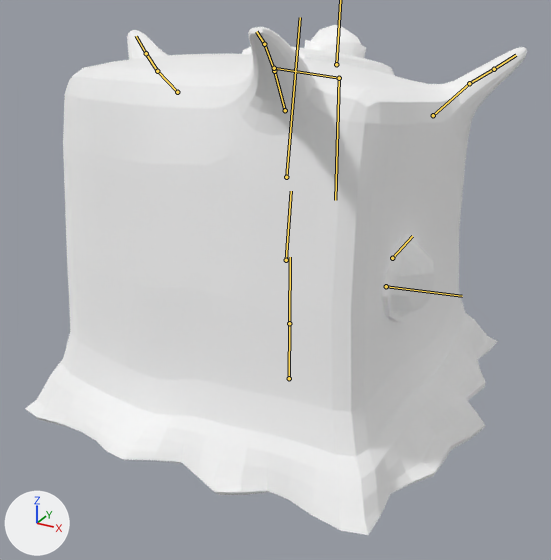
An edit to the glTF model assets/skeletalMesh/mawGooey.gltf, drawn before and after from the same camera.
Rendered twice from a 50 mm lens placed at (2.2, -4.2, 2.85), pointed at (-0.09, -0.03, 0.76). Lighting does not change. The marker at lower left points along +X, +Y and +Z. Both versions are drawn at frame 15 of the action 'Death'; the numbers are the values there. The bones that bend it are drawn over the model as lines.

Names of what the first picture shows: 'MawGooey.003'.
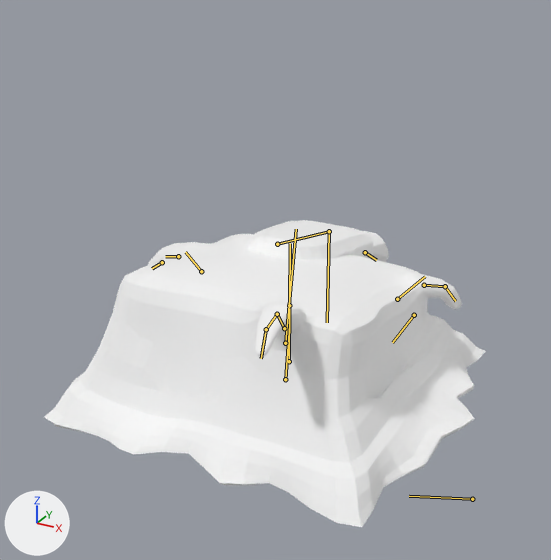
Pixel boxes [x1, y1, x2, y2] of what changed, in the pictures (551 x 560 px):
'MawGooey.003', posed (12% narrower, 40% shorter)
    before: [25, 25, 527, 535]
    after: [44, 220, 486, 527]
bone 'Root', root to tip
    before: (289, 378) to (289, 323)
    after: (289, 361) to (289, 305)
bone 'Center1', root to tip
    before: (289, 323) to (290, 257)
    after: (289, 305) to (290, 243)
bone 'Center2', root to tip
    before: (286, 260) to (291, 191)
    after: (285, 379) to (289, 325)
bone 'Center3', root to tip
    before: (286, 177) to (300, 17)
    after: (285, 343) to (296, 229)
bone 'Tentacle_32', root to tip
    before: (274, 71) to (264, 44)
    after: (277, 314) to (266, 329)
bone 'Tentacle_33', root to tip
    before: (264, 44) to (256, 31)
    after: (266, 329) to (261, 358)
bone 'Tentacle_12', root to tip
    before: (157, 71) to (146, 53)
    after: (178, 256) to (165, 256)
bone 'Tentacle_13', root to tip
    before: (146, 53) to (136, 36)
    after: (162, 262) to (152, 268)
bone 'Tentacle_22', root to tip
    before: (469, 83) to (494, 69)
    after: (424, 285) to (445, 286)
bone 'Tentacle_23', root to tip
    before: (494, 69) to (516, 55)
    after: (445, 286) to (455, 301)
bone 'TopFace', root to tip
    before: (274, 68) to (339, 78)
    after: (277, 244) to (329, 231)
bone 'Eye2', root to tip
    before: (386, 286) to (462, 296)
    after: (472, 499) to (409, 496)
bone 'Eye1', root to tip
    before: (392, 258) to (412, 236)
    after: (414, 315) to (392, 342)

What changed in the scene script:
```text
Change bone_root:
    where bone_root = bpy.data.objects['GooeyArmature.003'].pose.bones['Root']
    bone_root.location: (0.0, 0.0, 0.0) -> (0.0, 0.139, 0.0)
Change bone_center1:
    where bone_center1 = bpy.data.objects['GooeyArmature.003'].pose.bones['Center1']  # child of 'Root'
    bone_center1.scale: (1.0, 1.0, 1.0) -> (0.92, 0.92, 0.92)
Change bone_center2:
    where bone_center2 = bpy.data.objects['GooeyArmature.003'].pose.bones['Center2']  # child of 'Center1'
    bone_center2.location: (-0.059, 0.0, 0.0) -> (-0.059, -1.101, 0.076)
Change bone_center3:
    where bone_center3 = bpy.data.objects['GooeyArmature.003'].pose.bones['Center3']  # child of 'Center2'
    bone_center3.location: (0.0, 0.087, 0.0) -> (0.0, -0.162, 0.0)
    bone_center3.scale: (1.0, 1.0, 1.0) -> (0.92, 0.92, 0.92)
Change bone_tentacle_32:
    where bone_tentacle_32 = bpy.data.objects['GooeyArmature.003'].pose.bones['Tentacle_32']  # child of 'Tentacle_31'
    bone_tentacle_32.rotation_quaternion: (1.0, 0.0, 0.0, 0.0) -> (0.939, -0.333, 0.059, -0.061)  # degrees (0, 0, 0) -> degrees (-39, 4, -9)
Change bone_tentacle_33:
    where bone_tentacle_33 = bpy.data.objects['GooeyArmature.003'].pose.bones['Tentacle_33']  # child of 'Tentacle_32'
    bone_tentacle_33.rotation_quaternion: (1.0, 0.0, 0.0, 0.0) -> (0.998, -0.065, 0.022, -0.006)  # degrees (0, 0, 0) -> degrees (-8, 2, -1)
Change bone_tentacle_12:
    where bone_tentacle_12 = bpy.data.objects['GooeyArmature.003'].pose.bones['Tentacle_12']  # child of 'Tentacle_11'
    bone_tentacle_12.location: (0.0, 0.0, 0.0) -> (0.077, 0.018, -0.035)
    bone_tentacle_12.rotation_quaternion: (1.0, 0.0, 0.0, 0.0) -> (0.891, -0.147, -0.148, -0.402)  # degrees (0, 0, 0) -> degrees (-9, -23, -47)
Change bone_tentacle_13:
    where bone_tentacle_13 = bpy.data.objects['GooeyArmature.003'].pose.bones['Tentacle_13']  # child of 'Tentacle_12'
    bone_tentacle_13.location: (0.0, 0.0, 0.0) -> (0.019, 0.056, -0.051)
    bone_tentacle_13.rotation_quaternion: (1.0, 0.0, 0.0, 0.0) -> (0.975, -0.188, -0.076, -0.089)  # degrees (0, 0, 0) -> degrees (-21, -10, -8)
Change bone_tentacle_22:
    where bone_tentacle_22 = bpy.data.objects['GooeyArmature.003'].pose.bones['Tentacle_22']  # child of 'Tentacle_21'
    bone_tentacle_22.location: (0.0, 0.0, 0.0) -> (-0.071, -0.032, -0.005)
    bone_tentacle_22.rotation_quaternion: (1.0, 0.0, 0.0, 0.0) -> (0.934, -0.166, 0.192, 0.252)  # degrees (0, 0, 0) -> degrees (-14, 26, 27)
Change bone_tentacle_23:
    where bone_tentacle_23 = bpy.data.objects['GooeyArmature.003'].pose.bones['Tentacle_23']  # child of 'Tentacle_22'
    bone_tentacle_23.rotation_quaternion: (1.0, 0.0, 0.0, 0.0) -> (0.849, -0.363, 0.376, -0.071)  # degrees (0, 0, 0) -> degrees (-56, 36, -29)
Change bone_topface:
    where bone_topface = bpy.data.objects['GooeyArmature.003'].pose.bones['TopFace']  # child of 'Root'
    bone_topface.location: (-0.066, 0.049, -0.002) -> (1.247, 0.079, 0.027)
    bone_topface.scale: (1.0, 1.0, 1.0) -> (0.84, 0.84, 0.84)
Change bone_eye2:
    where bone_eye2 = bpy.data.objects['GooeyArmature.003'].pose.bones['Eye2']  # child of 'Root'
    bone_eye2.location: (0.0, 0.0, 0.0) -> (0.0, 0.505, 1.455)
    bone_eye2.rotation_quaternion: (1.0, 0.0, 0.0, 0.0) -> (0.15, 0.986, 0.054, 0.039)  # degrees (0, 0, 0) -> degrees (163, -4, 7)
Change bone_eye1:
    where bone_eye1 = bpy.data.objects['GooeyArmature.003'].pose.bones['Eye1']  # child of 'Root'
    bone_eye1.location: (0.0, 0.0, 0.0) -> (0.166, 0.564, 0.936)
    bone_eye1.rotation_quaternion: (1.0, 0.0, 0.0, 0.0) -> (0.037, 0.99, 0.03, -0.136)  # degrees (0, 0, 0) -> degrees (176, 16, 3)
Change bone_eye3:
    where bone_eye3 = bpy.data.objects['GooeyArmature.003'].pose.bones['Eye3']  # child of 'Root'
    bone_eye3.location: (0.008, -0.075, 0.043) -> (0.099, -1.954, 0.585)
    bone_eye3.rotation_quaternion: (0.996, 0.083, 0.0, -0.015) -> (0.463, 0.869, 0.0, -0.175)  # degrees (10, 0, -2) -> degrees (122, 18, -10)
    bone_eye3.scale: (1.0, 1.0, 1.0) -> (0.84, 0.84, 0.84)
```
